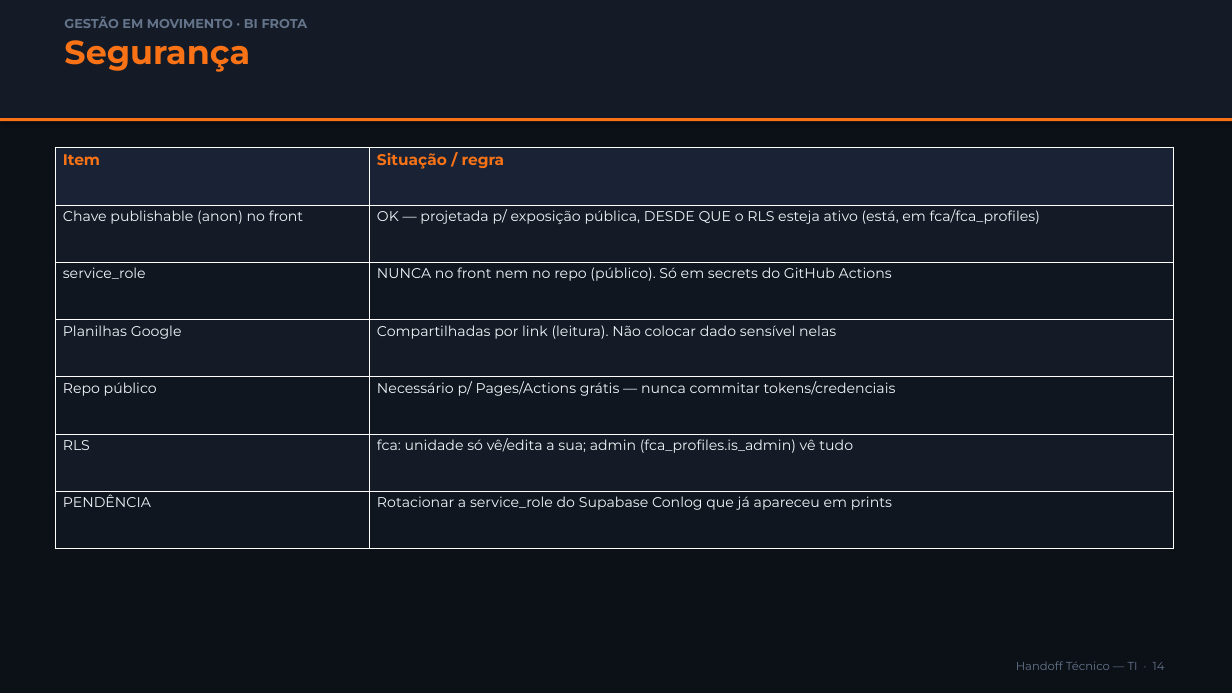
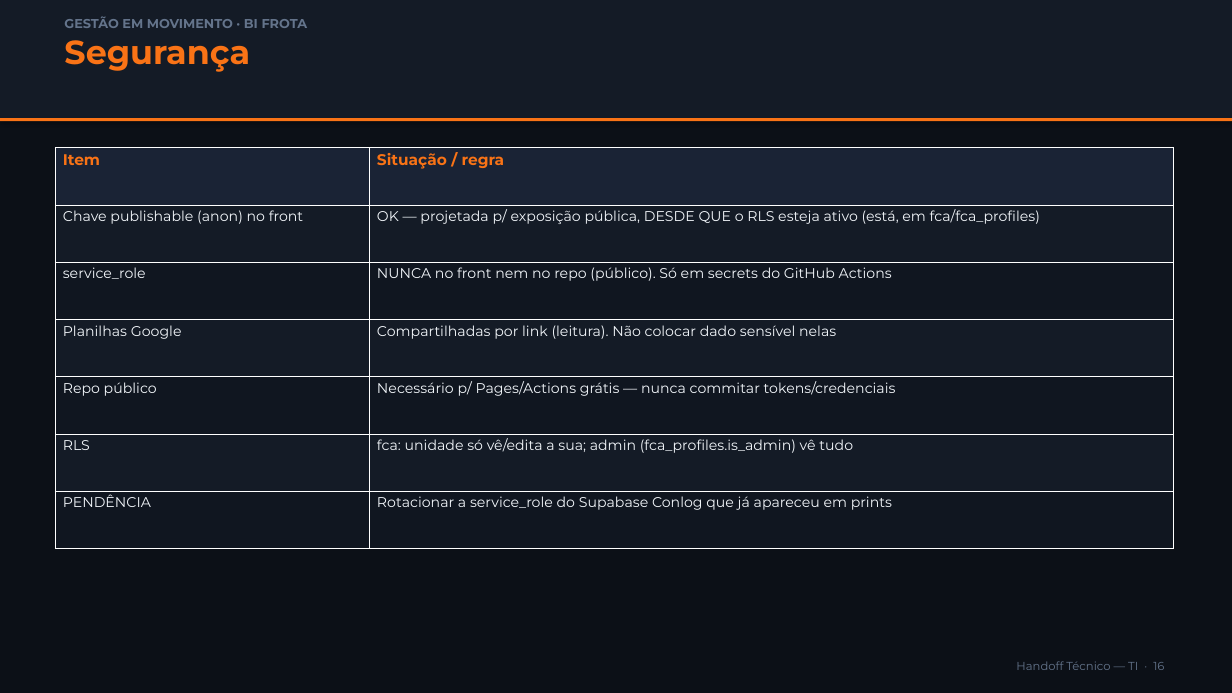
Before and after one commit to fortesindicadores-byte/Projeto-BI-App, a slide deck: slide 16 of docs/Gestao-em-Movimento_Tecnico-TI.pptx (slide 14 before the commit). Drawn at 1232x693 pixels with LibreOffice and Linux fonts; fonts in the diff are those of the drawing. Boxes give left, top, right and bottom in pixels: in the first picture for what was removed or moved away, otherwise in the second. Text is boxed around its words. In the diff, an @@ line names an element or a change of style, - is before the commit and + after.

```diff
--- a/docs/Gestao-em-Movimento_Tecnico-TI.pptx
+++ b/docs/Gestao-em-Movimento_Tecnico-TI.pptx
@@ text at box(1016, 661, 1164, 670): text changed @@
-Handoff Técnico — TI · 14
+Handoff Técnico — TI · 16
```
Also in this commit, not shown: 3 other slides changed, 2 slides added, 2 other files.
